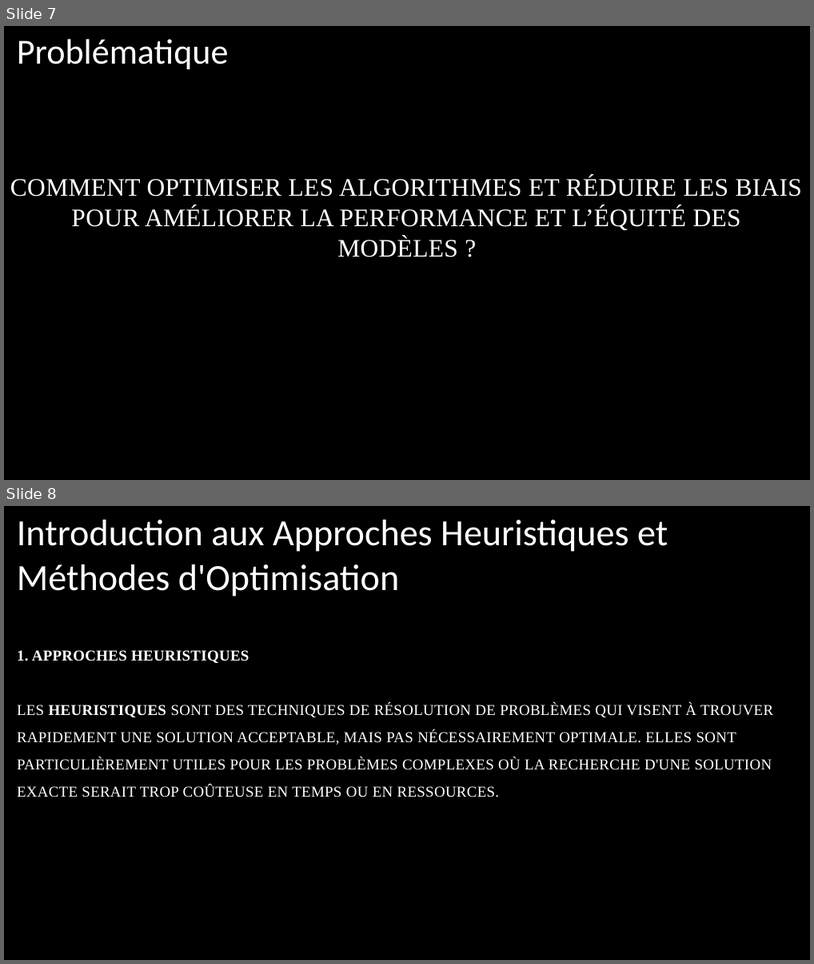
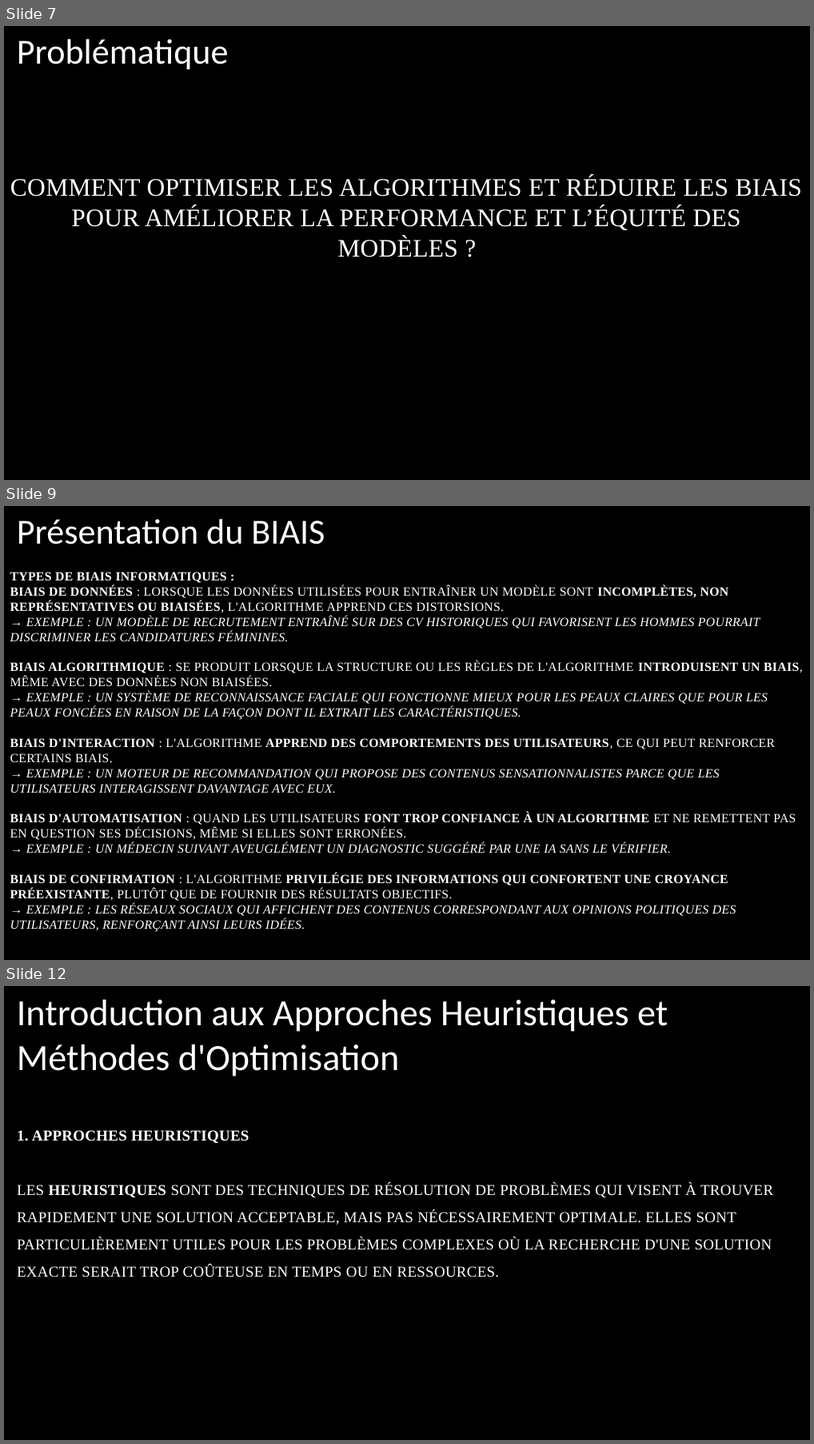
Before and after one commit to NANKENGDJIMYDAMESSE/RecherchesEreiLab, a slide deck: Presentation.pptx. Shown one above the other, each under a label of ours: slides 7 and 8 before the commit, slides 7, 9 and 12 after it; the slides between them are not shown. The pictures are 814x964 and 814x1444 pixels, drawn with LibreOffice and Linux fonts; fonts in the diff are those of the drawing; background and template pictures are left out. Boxes give left, top, right and bottom in pixels: in the first picture for what was removed or moved away, otherwise in the second. Text is boxed around its words. In the diff, an @@ line names an element or a change of style, - is before the commit and + after.

```diff
--- a/Presentation.pptx
+++ b/Presentation.pptx
@@ slide 9 added at <box>4,506,810,960</box>, background picture (left out) @@
@@ text added at <box>17,519,325,544</box>, 42 pt, text #FFFFFF @@
+Présentation du BIAIS
@@ title added at <box>10,572,803,931</box>, 15 pt, text #FFFFFF @@
+TYPES DE BIAIS INFORMATIQUES :
+BIAIS DE DONNÉES : LORSQUE LES DONNÉES UTILISÉES POUR ENTRAÎNER UN MODÈLE SONT INCOMPLÈTES, NON REPRÉSENTATIVES OU BIAISÉES, L'ALGORITHME APPREND CES DISTORSIONS.
+→ EXEMPLE : UN MODÈLE DE RECRUTEMENT ENTRAÎNÉ SUR DES CV HISTORIQUES QUI FAVORISENT LES HOMMES POURRAIT DISCRIMINER LES CANDIDATURES FÉMININES.
+BIAIS ALGORITHMIQUE : SE PRODUIT LORSQUE LA STRUCTURE OU LES RÈGLES DE L'ALGORITHME INTRODUISENT UN BIAIS, MÊME AVEC DES DONNÉES NON BIAISÉES.
+→ EXEMPLE : UN SYSTÈME DE RECONNAISSANCE FACIALE QUI FONCTIONNE MIEUX POUR LES PEAUX CLAIRES QUE POUR LES PEAUX FONCÉES EN RAISON DE LA FAÇON DONT IL EXTRAIT LES CARACTÉRISTIQUES.
+BIAIS D'INTERACTION : L'ALGORITHME APPREND DES COMPORTEMENTS DES UTILISATEURS, CE QUI PEUT RENFORCER CERTAINS BIAIS.
+→ EXEMPLE : UN MOTEUR DE RECOMMANDATION QUI PROPOSE DES CONTENUS SENSATIONNALISTES PARCE QUE LES UTILISATEURS INTERAGISSENT DAVANTAGE AVEC EUX.
+BIAIS D'AUTOMATISATION : QUAND LES UTILISATEURS FONT TROP CONFIANCE À UN ALGORITHME ET NE REMETTENT PAS EN QUESTION SES DÉCISIONS, MÊME SI ELLES SONT ERRONÉES.
+→ EXEMPLE : UN MÉDECIN SUIVANT AVEUGLÉMENT UN DIAGNOSTIC SUGGÉRÉ PAR UNE IA SANS LE VÉRIFIER.
+BIAIS DE CONFIRMATION : L'ALGORITHME PRIVILÉGIE DES INFORMATIONS QUI CONFORTENT UNE CROYANCE PRÉEXISTANTE, PLUTÔT QUE DE FOURNIR DES RÉSULTATS OBJECTIFS.
+→ EXEMPLE : LES RÉSEAUX SOCIAUX QUI AFFICHENT DES CONTENUS CORRESPONDANT AUX OPINIONS POLITIQUES DES UTILISATEURS, RENFORÇANT AINSI LEURS IDÉES.
@@ rectangle added at <box>4,869,810,960</box>, fill #000000 at 28% opacity @@
@@ what was slide 8 is now slide 12 @@
```
Also in this commit, not shown: 2 slides changed, 3 other slides added, 1 slide removed, 1 other file.
